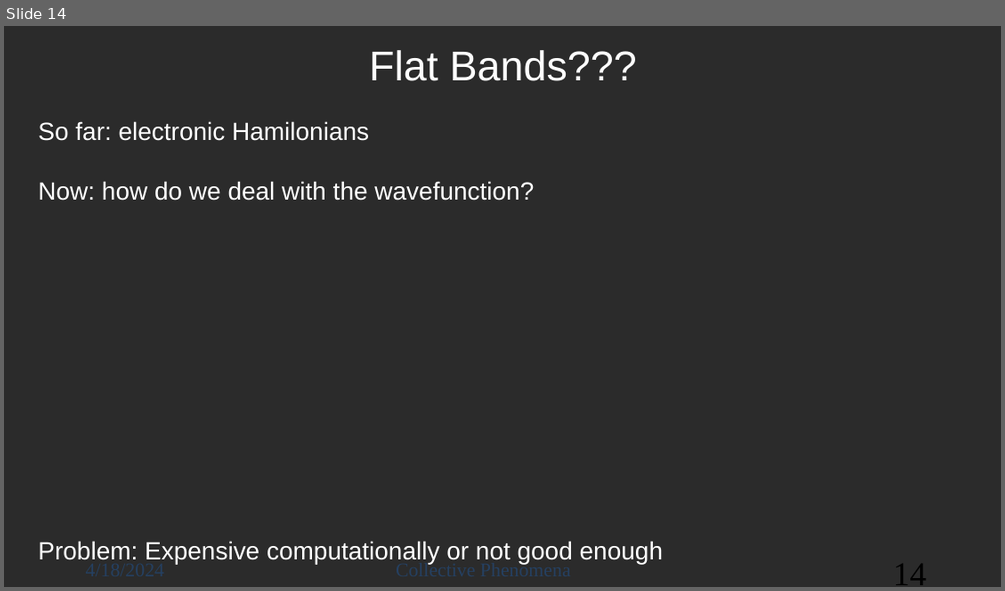
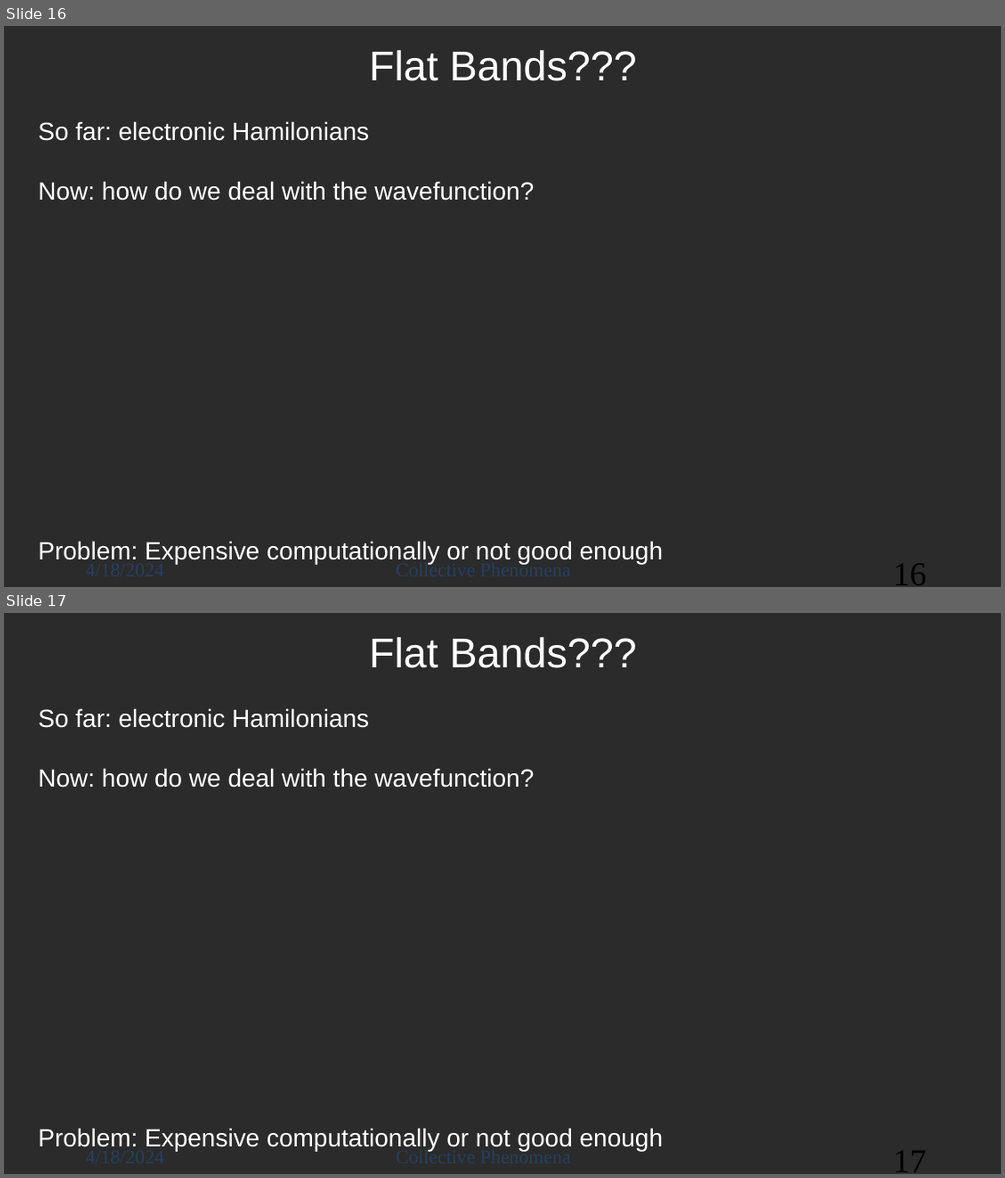
Before and after one commit to jacobsc050/projects, a slide deck: collective_phenomena/lecture.pptx. Shown one above the other, each under a label of ours: slide 14 before the commit, slides 16 and 17 after it. The pictures are 1005x591 and 1005x1178 pixels, drawn with LibreOffice and Linux fonts; fonts in the diff are those of the drawing; background and template pictures are left out; a plain dark background stands for a picture behind light text. Boxes give left, top, right and bottom in pixels: in the first picture for what was removed or moved away, otherwise in the second. Text is boxed around its words. In the diff, an @@ line names an element or a change of style, - is before the commit and + after.

```diff
--- a/collective_phenomena/lecture.pptx
+++ b/collective_phenomena/lecture.pptx
@@ slide 17 added at (x1=4, y1=613, x2=1001, y2=1174), background picture (left out); not listed: 3 template elements that a slide beside it also shows @@
@@ text added at (x1=369, y1=637, x2=637, y2=668), 30 pt, text #FFFFFF @@
+Flat Bands???
@@ text added at (x1=38, y1=708, x2=663, y2=1151), 18 pt, text #FFFFFF @@
+So far: electronic Hamilonians
+Now: how do we deal with the wavefunction?
+Problem: Expensive computationally or not good enough
@@ what was slide 14 is now slide 16 @@
@@ page number at (x1=893, y1=564, x2=926, y2=585): text changed @@
-14
+16
```
Also in this commit, not shown: 6 slides changed, 4 other slides added, 1 other file.
